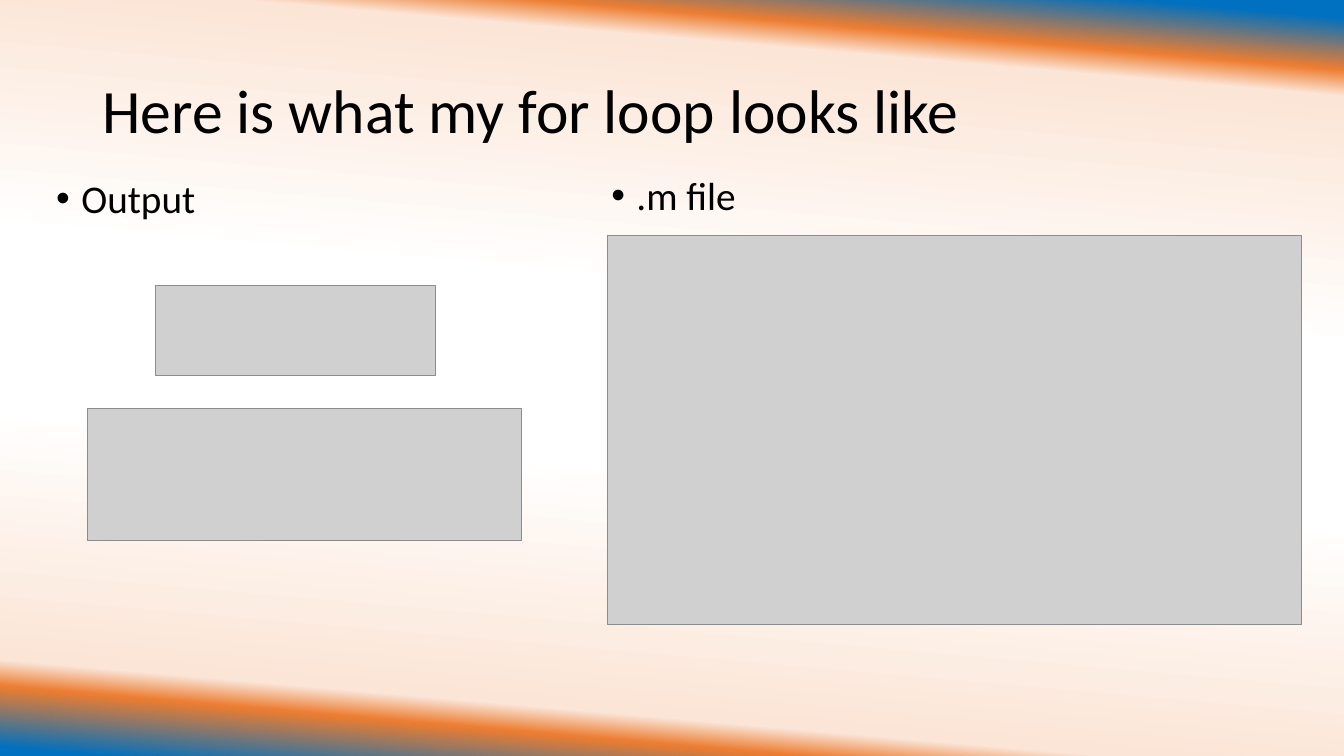
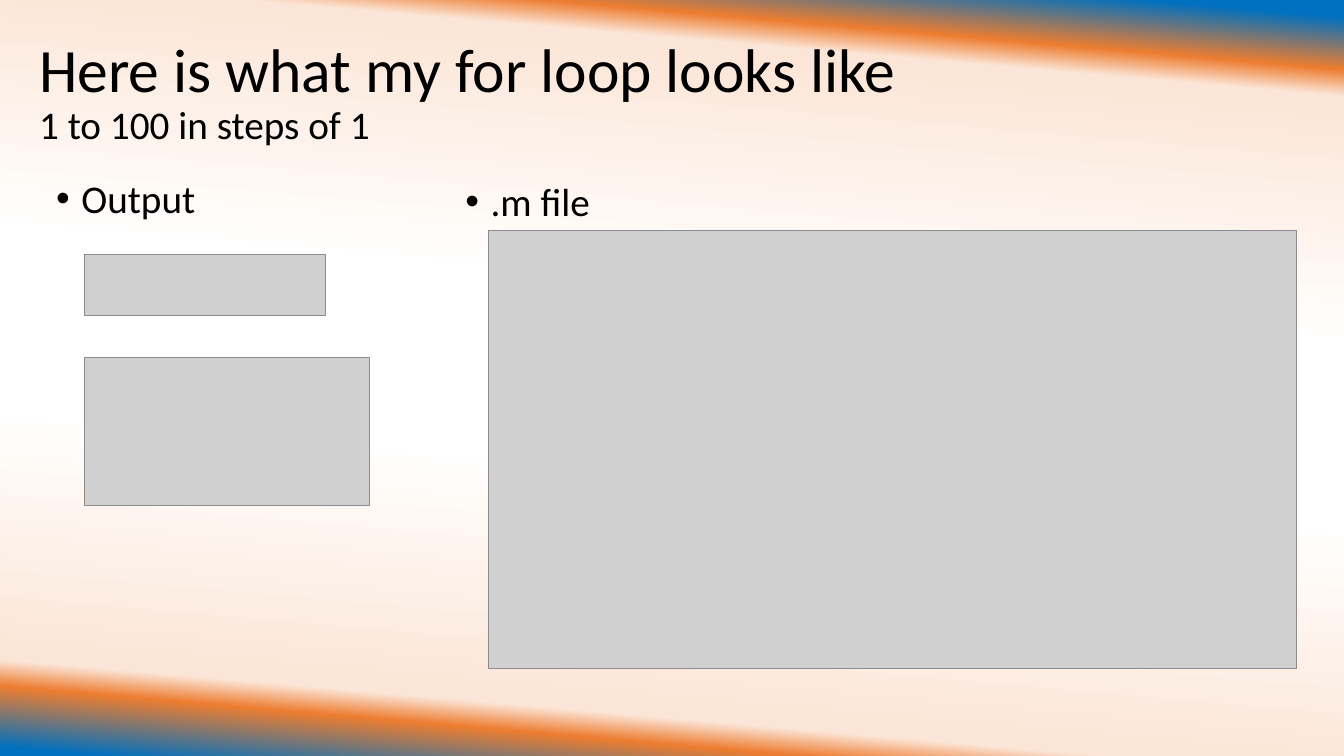
Before and after one commit to ehuemill/Intro-to-Matlab, a slide deck: slide 9 of University of Illinois REU Introduction to Matlab Day 1 with examples.pptx. Drawn at 1344x756 pixels with LibreOffice and Linux fonts; fonts in the diff are those of the drawing; grey boxes stand for pictures. Boxes give left, top, right and bottom in pixels: in the first picture for what was removed or moved away, otherwise in the second. Text is boxed around its words. In the diff, an @@ line names an element or a change of style, - is before the commit and + after.

```diff
--- a/University of Illinois REU Introduction to Matlab Day 1 with examples.pptx
+++ b/University of Illinois REU Introduction to Matlab Day 1 with examples.pptx
@@ title at (39, 41, 895, 146): text changed @@
-Here is what my for loop looks like
+Here is what my for loop looks like
+1 to 100 in steps of 1
@@ text ".m file": place and size @@
-text ".m file" at (636, 182, 735, 211)
+text ".m file" at (491, 188, 590, 217)
@@ picture: place and size @@
-picture at (608, 236, 1302, 625)
+picture at (488, 231, 1297, 668)
@@ picture added at (85, 254, 326, 315) @@
@@ picture removed at (155, 285, 436, 376) @@
@@ picture added at (85, 358, 369, 506) @@
@@ picture removed at (88, 409, 522, 541) @@
```
Also in this commit, not shown: 9 other slides changed, 6 slides added, 2 slides removed, 5 other files.
